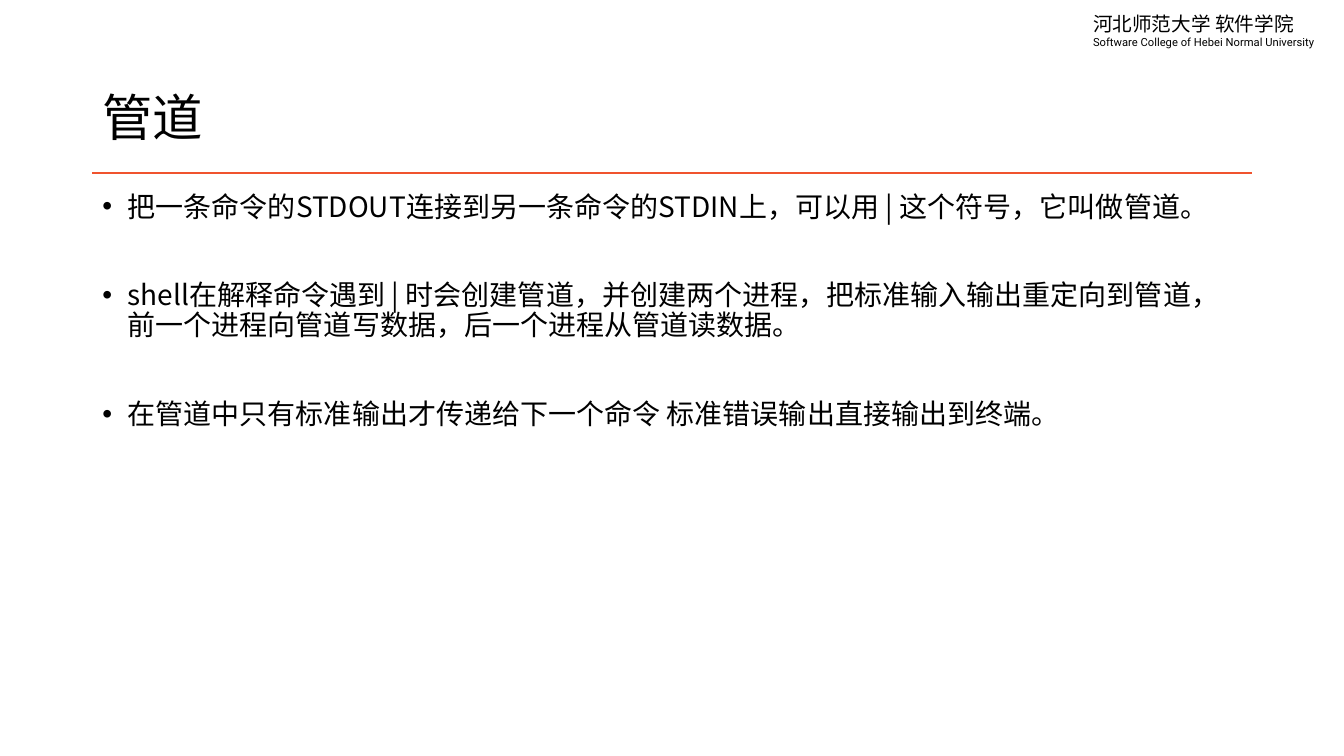
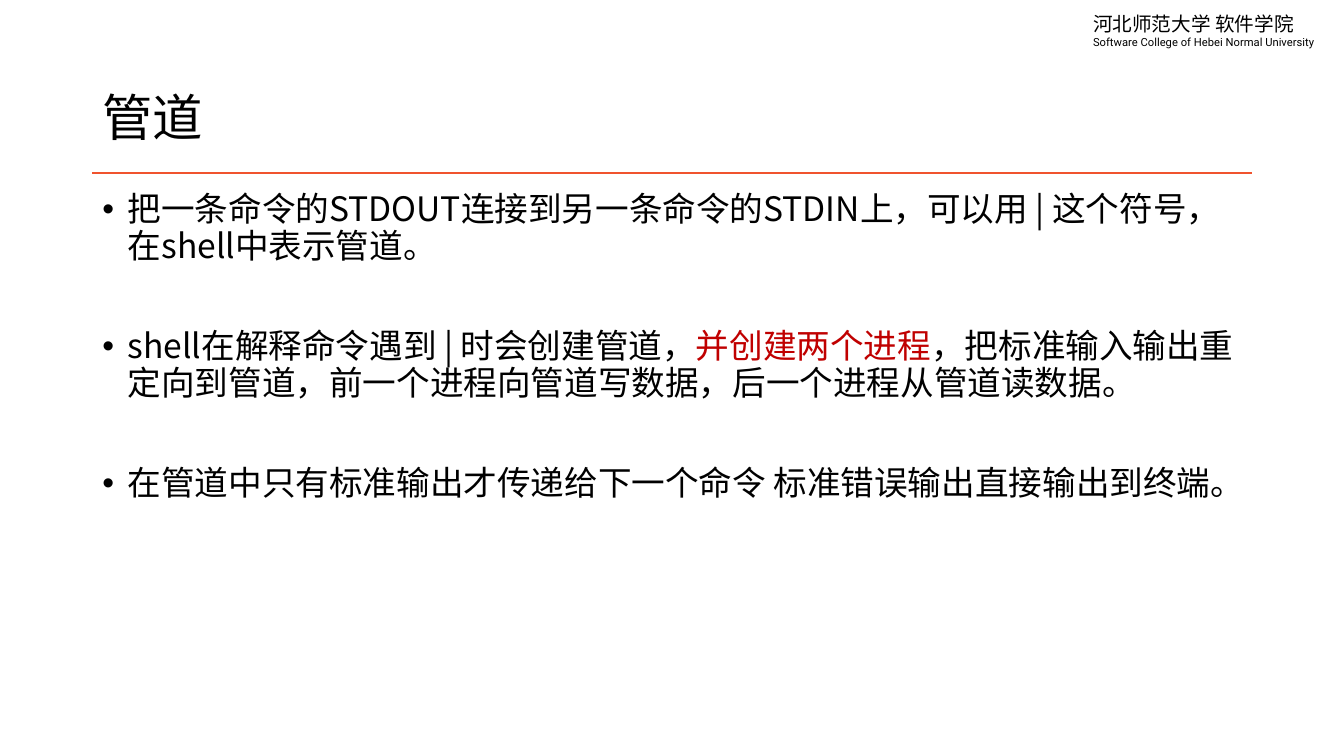
Before and after one commit to edu2act/course-linux-system, a slide deck: slide 7 of materials/slides/ch04-io-redrection-and-pipe.pptx. Drawn at 1344x756 pixels with LibreOffice and Linux fonts; fonts in the diff are those of the drawing. Boxes give left, top, right and bottom in pixels: in the first picture for what was removed or moved away, otherwise in the second. Text is boxed around its words. In the diff, an @@ line names an element or a change of style, - is before the commit and + after.

```diff
--- a/materials/slides/ch04-io-redrection-and-pipe.pptx
+++ b/materials/slides/ch04-io-redrection-and-pipe.pptx
@@ text at box(128, 192, 1220, 261): text changed; size 20 to 24 pt @@
-• 把一条命令的STDOUT连接到另一条命令的STDIN上，可以用 | 这个符号，它叫做管道。
+• 把一条命令的STDOUT连接到另一条命令的STDIN上，可以用 | 这个符号，在shell中表示管道。
@@ text at box(128, 329, 1244, 498): size 20 to 24 pt in "shell在解释命令遇到 | 时会创建管道，并创建两个进程，把标准输入输出重定向到管道，前一个进程向管道写数据，后一个进 ...", "在管道中只有标准输出才传递给下一个命令 标准错误输出直接输出到终端。"; text colour #000000 to #C00000 in "时会创建管道，并创建两个进程，把标准输入输出重定向到管道，前一个进程向管道写数据，后一个进程从管道读数据。" @@
```
Also in this commit, not shown: 5 other slides changed.
